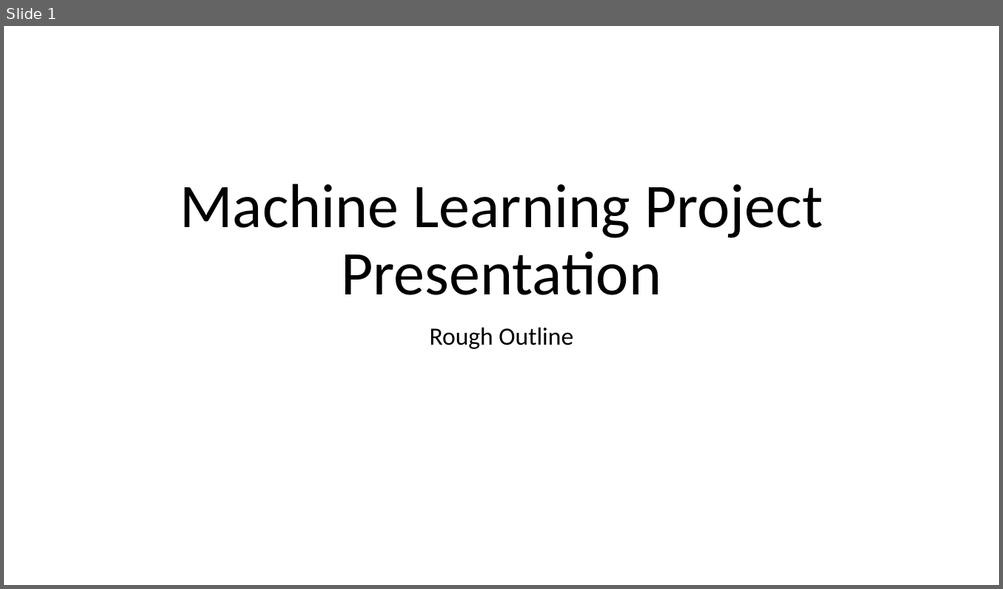
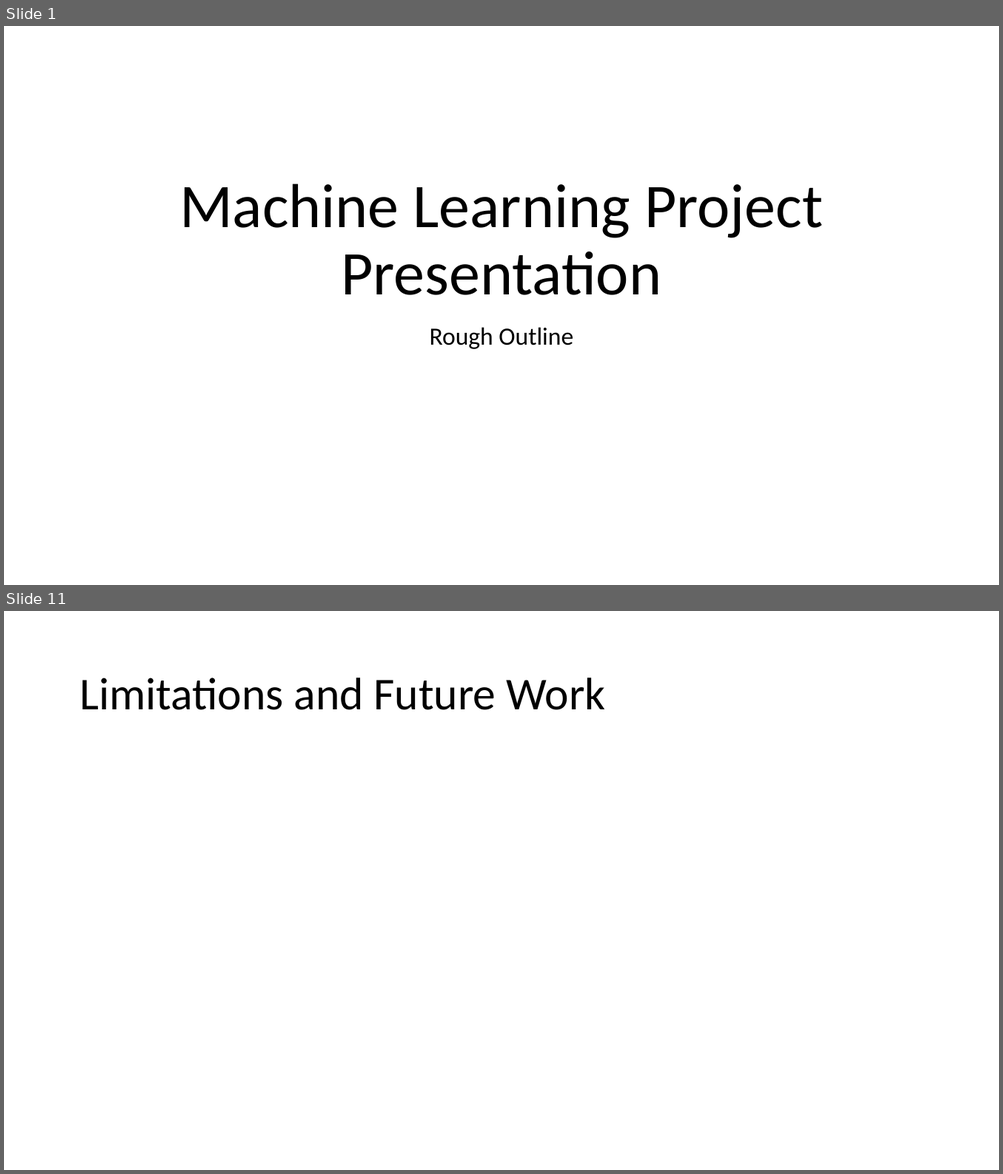
Before and after one commit to randm4940/CS-7830-Fall-2019-Project, a slide deck: documents/presentation.pptx. Shown one above the other, each under a label of ours: slide 1 before the commit, slides 1 and 11 after it; the slides between them are not shown. The pictures are 1003x589 and 1003x1174 pixels, drawn with LibreOffice and Linux fonts; fonts in the diff are those of the drawing. Boxes give left, top, right and bottom in pixels: in the first picture for what was removed or moved away, otherwise in the second. Text is boxed around its words. In the diff, an @@ line names an element or a change of style, - is before the commit and + after.

```diff
--- a/documents/presentation.pptx
+++ b/documents/presentation.pptx
@@ slide 11 added at [4, 611, 999, 1170], background #FFFFFF @@
@@ title added at [79, 678, 606, 710], 44 pt, text #000000 @@
+Limitations and Future Work
```
Also in this commit, not shown: 3 slides changed, 8 other slides added, 4 slides removed, 1 other file.
